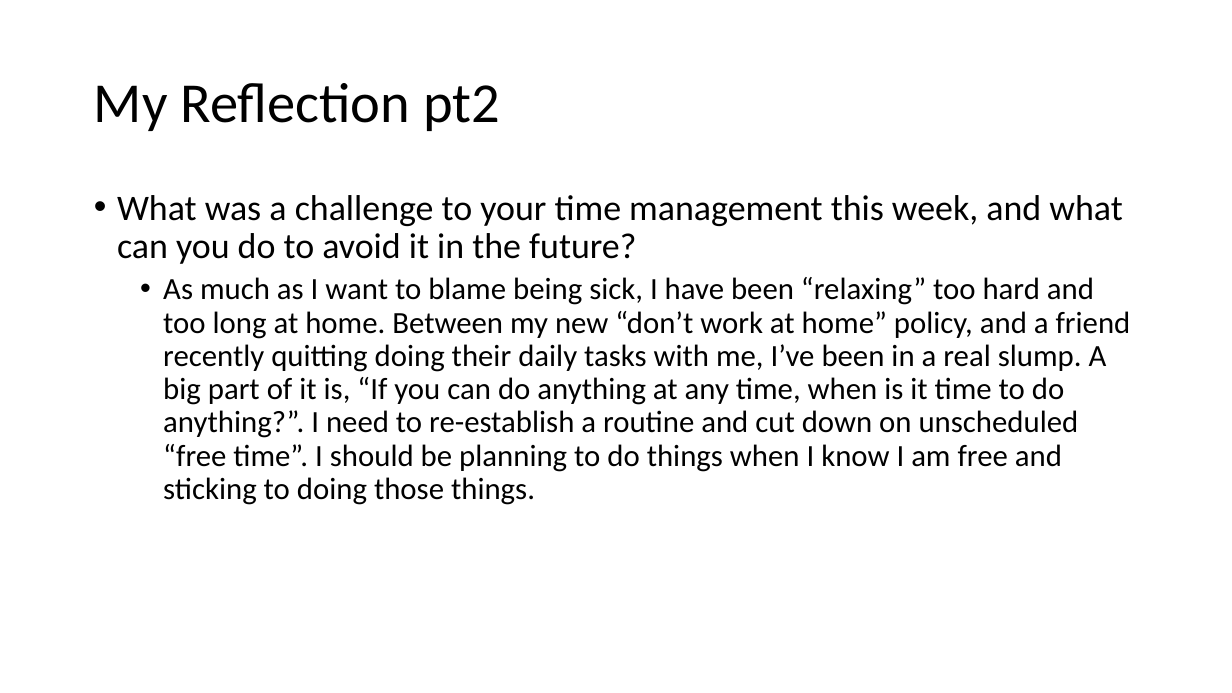
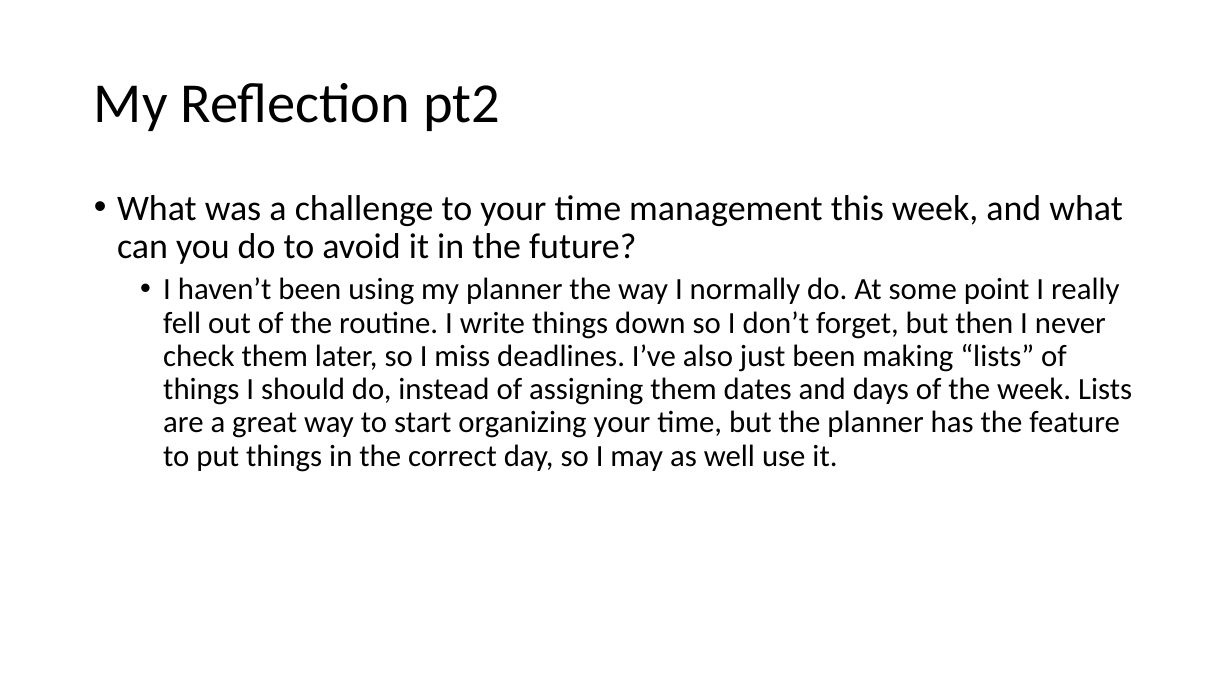
Before and after one commit to parke2023059/docpacs2223, a slide deck: slide 8 of docpac_20270123/Weekly Review.pptx (slide 7 before the commit). Drawn at 1232x693 pixels with LibreOffice and Linux fonts; fonts in the diff are those of the drawing. Boxes give left, top, right and bottom in pixels: in the first picture for what was removed or moved away, otherwise in the second. Text is boxed around its words. In the diff, an @@ line names an element or a change of style, - is before the commit and + after.

```diff
--- a/docpac_20270123/Weekly Review.pptx
+++ b/docpac_20270123/Weekly Review.pptx
@@ text at (163,277,1132,472): text changed @@
-  • As much as I want to blame being sick, I have been “relaxing” too hard and too long at home. Between my new “don’t work at home” policy, and a friend recently quitting doing their daily tasks with me, I’ve been in a real slump. A big part of it is, “If you can do anything at any time, when is it time to do anything?”. I need to re-establish a routine and cut down on unscheduled “free time”. I should be planning to do things when I know I am free and sticking to doing those things.
+  • I haven’t been using my planner the way I normally do. At some point I really fell out of the routine. I write things down so I don’t forget, but then I never check them later, so I miss deadlines. I’ve also just been making “lists” of things I should do, instead of assigning them dates and days of the week. Lists are a great way to start organizing your time, but the planner has the feature to put things in the correct day, so I may as well use it.
```
Also in this commit, not shown: 4 other slides changed, 2 slides added, 1 slide removed, 1 other file.
